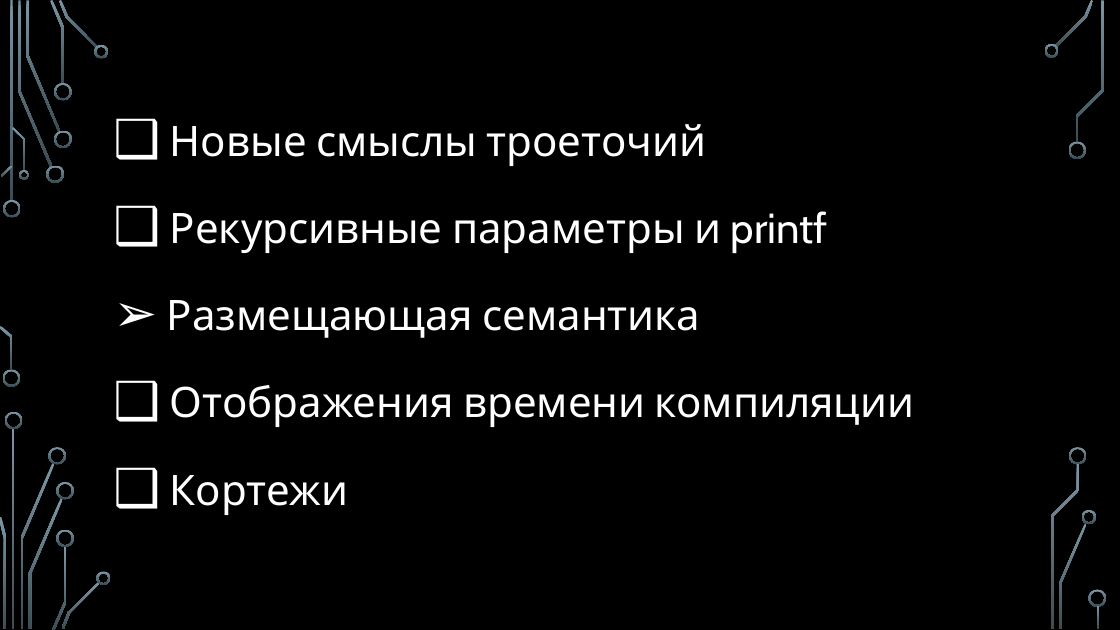
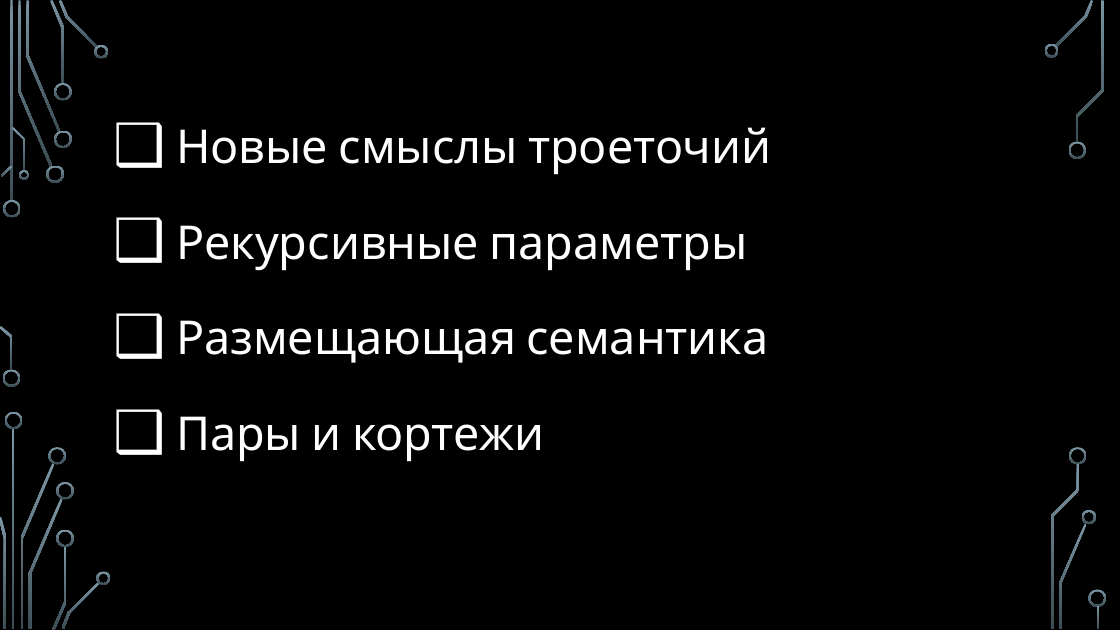
Before and after one commit to MIPT-ILab/cpp-lects-rus, a slide deck: slide 34 of slides/lec2-6-variadics.pptx (slide 25 before the commit). Drawn at 1120x630 pixels with LibreOffice and Linux fonts; fonts in the diff are those of the drawing; background and template pictures are left out. Boxes give left, top, right and bottom in pixels: in the first picture for what was removed or moved away, otherwise in the second. Text is boxed around its words. In the diff, an @@ line names an element or a change of style, - is before the commit and + after.

```diff
--- a/slides/lec2-6-variadics.pptx
+++ b/slides/lec2-6-variadics.pptx
@@ text at (176,127,771,363): size 36 to 40 pt in "Новые смыслы троеточий", "Размещающая семантика"; bullet ➢ to ❑ @@
@@ text at (176,225,748,271): text changed; size 36 to 40 pt @@
-❑ Рекурсивные параметры и printf
+❑ Рекурсивные параметры
@@ text at (176,416,545,462): text changed; size 36 to 40 pt @@
-❑ Отображения времени компиляции
-❑ Кортежи
+❑ Пары и кортежи
```
Also in this commit, not shown: 13 other slides changed, 15 slides added, 1 slide removed, 14 other files.
